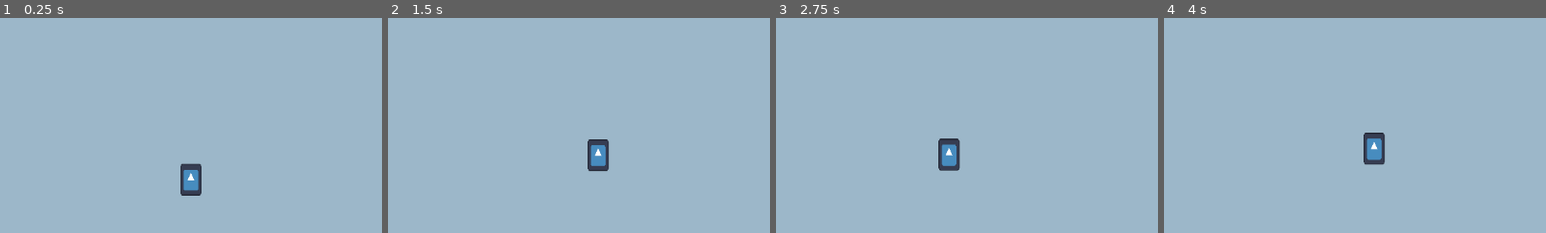
Above: before the commit, frames 1-4 (left to right).
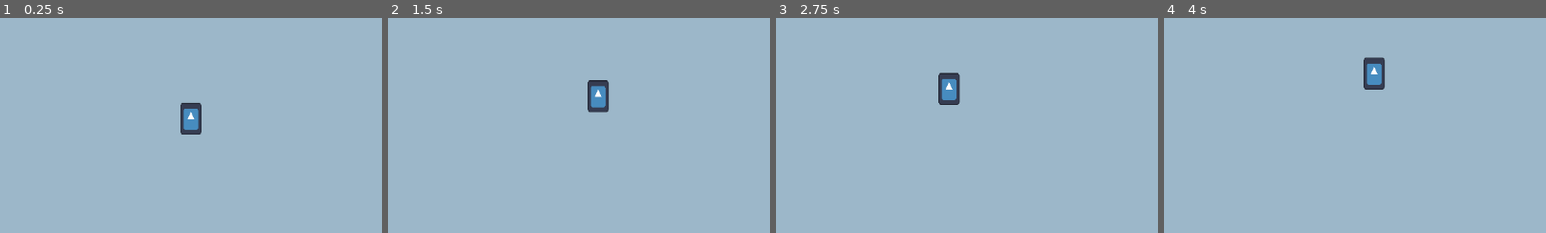
Above: after the commit, the same moments.

Repository: get-shwifty/LD56
Game: Godot game, scene res://main.tscn
Two runs of this game, one before a commit and one after it. Both use one fixed random seed, a clock stepped at 60 frames per second and the inputs below. The engine's default icon, where the game draws it, is replaced by a stand-in: a white triangle on a blue panel in a dark square.
Inputs:
- Up to frame 1 (0.25 s): no input
- Up to frame 2 (1.5 s): hold Right (ui_right) from 0.53 s (still down); tap Up (ui_up) at 0.77 s
- Up to frame 3 (2.75 s): tap Up (ui_up) at 1.52 s; release Right (ui_right) at 2.03 s; hold Left (ui_left) from 2.03 s (still down)
- Up to frame 4 (4 s): release Left (ui_left) at 2.78 s; hold Right (ui_right) from 2.78 s (still down); tap Up (ui_up) at 3.02, 3.77 s
The pictures show only the part of the screen within x 25-75%, y 46-96%; the shares and areas given below are measured in that part.

The runs differ from the first frame. In frame 1, 1.6% of the frame differs, in the area x 47-53%, y 39-83%; in frame 2, 1.6%; in frame 3, 1.7%, in the area x 42-49%, y 25-72%; in frame 4, 1.6%.

Commit message:
one jump height

Diff:
--- a/main.tscn
+++ b/main.tscn
@@ -4,7 +4,7 @@
 [ext_resource type="PackedScene" uid="uid://dljuk7fm1akkj" path="res://tmp_platform.tscn" id="2_diwen"]
 
 [sub_resource type="RectangleShape2D" id="RectangleShape2D_famdq"]
-size = Vector2(1152, 128)
+size = Vector2(1152, 312)
 
 [node name="Main" type="Node2D"]
 
@@ -15,15 +15,15 @@
 position = Vector2(0, 520)
 
 [node name="CollisionShape2D" type="CollisionShape2D" parent="StaticBody2D"]
-position = Vector2(576, 64)
+position = Vector2(576, 156)
 shape = SubResource("RectangleShape2D_famdq")
 debug_color = Color(0, 0.6, 0.701961, 1)
 
 [node name="StaticBody2D2" parent="." instance=ExtResource("2_diwen")]
-position = Vector2(192, 456)
+position = Vector2(192, 480)
 
 [node name="StaticBody2D3" parent="." instance=ExtResource("2_diwen")]
-position = Vector2(384, 456)
+position = Vector2(384, 480)
 
 [node name="StaticBody2D4" parent="." instance=ExtResource("2_diwen")]
-position = Vector2(448, 392)
+position = Vector2(448, 432)
--- a/src/player.gd
+++ b/src/player.gd
@@ -14,9 +14,9 @@
 @export_range(0, 100, 1) var FALL_GRAVITY := 50.0 # 0 = same gravity, 100 = double gravity
 
 ### Jumping
-@export var JUMP_HEIGHT := 70.0 # px
-@export var JUMP_TIME := 0.400 # s
-@export_range(0, 100, 1) var JUMP_CUTOFF := 75.0 # 0 = keep jumping, 100 = abort jumping
+@export var JUMP_HEIGHT := 50.0 # px
+@export var JUMP_TIME := 0.300 # s
+@export_range(0, 100, 1) var JUMP_CUTOFF := 0.0 # 0 = keep jumping, 100 = abort jumping
 
 ### Assists
 @export var JUMP_BUFFER := 0.100 # time during which you can press the jump button before actually touching a floor
--- a/src/player.tscn
+++ b/src/player.tscn
@@ -144,7 +144,7 @@
 shape = SubResource("CapsuleShape2D_8oed0")
 
 [node name="Camera2D" type="Camera2D" parent="."]
-position = Vector2(0, -200)
+position = Vector2(0, -100)
 position_smoothing_enabled = true
 
 [node name="AnimationTree" type="AnimationTree" parent="."]
